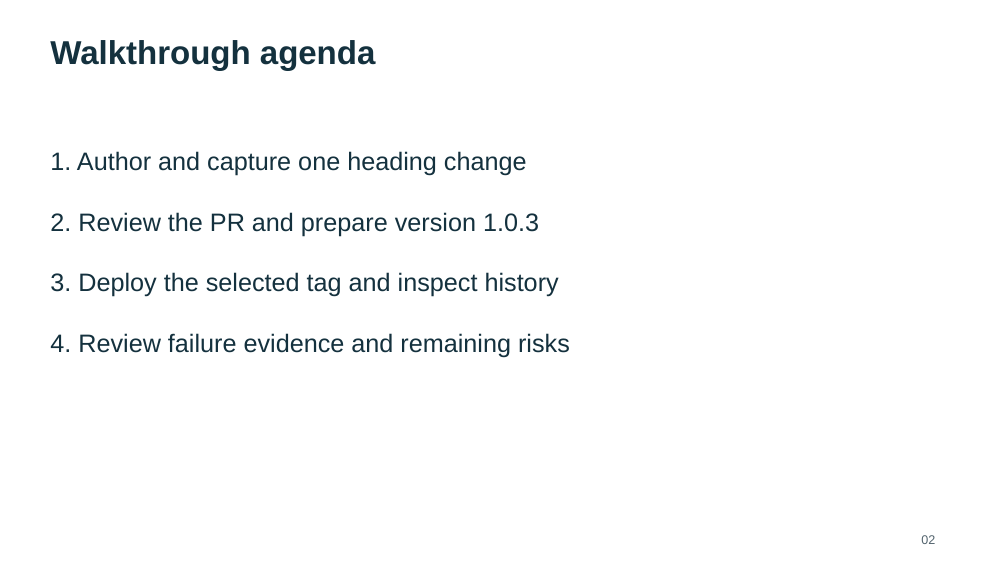
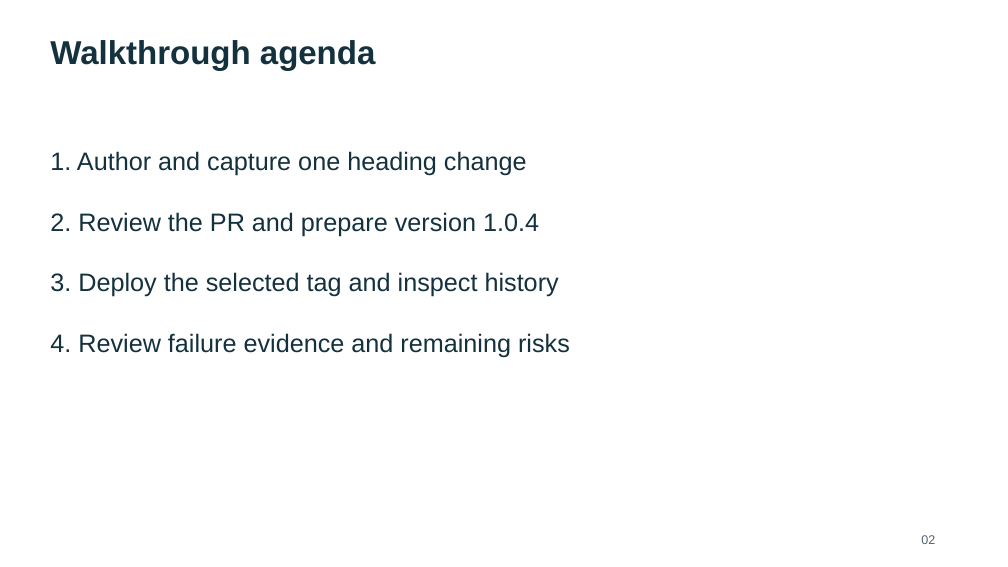
Before and after one commit to rstyczynski/APEX_CICD, a slide deck: slide 2 of progress/E.3/sprint_E.3_increment_demo.pptx. Drawn at 1008x567 pixels with LibreOffice and Linux fonts; fonts in the diff are those of the drawing. Boxes give left, top, right and bottom in pixels: in the first picture for what was removed or moved away, otherwise in the second. Text is boxed around its words. In the diff, an @@ line names an element or a change of style, - is before the commit and + after.

```diff
--- a/progress/E.3/sprint_E.3_increment_demo.pptx
+++ b/progress/E.3/sprint_E.3_increment_demo.pptx
@@ text at bbox=[50, 212, 539, 237]: text changed @@
-2. Review the PR and prepare version 1.0.3
+2. Review the PR and prepare version 1.0.4
```
Also in this commit, not shown: 10 other slides changed, 1 slide added, 55 other files.
